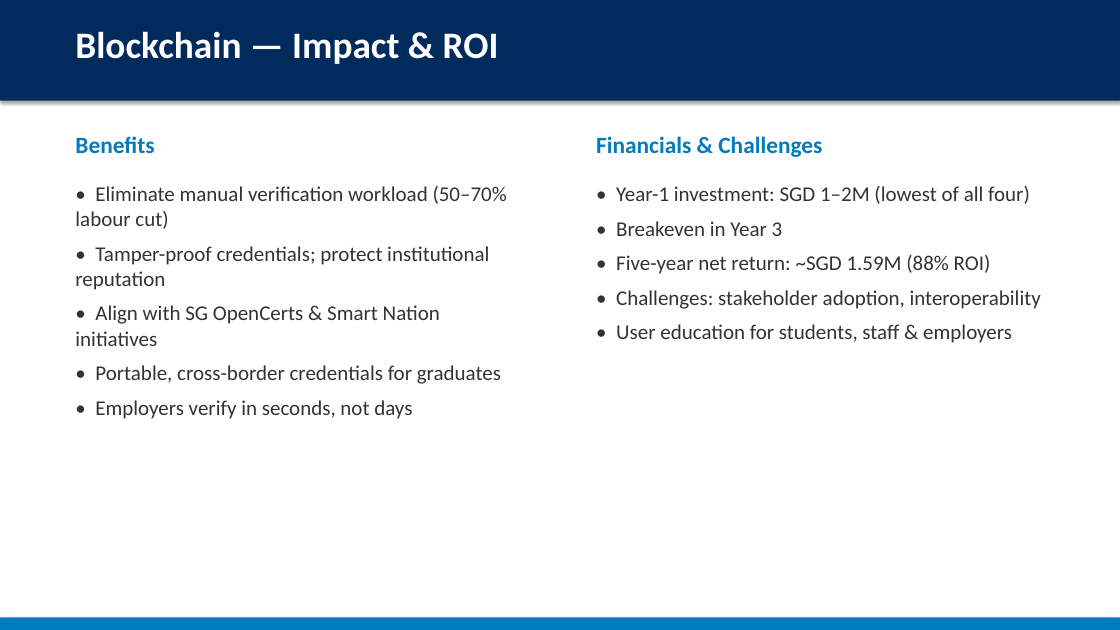
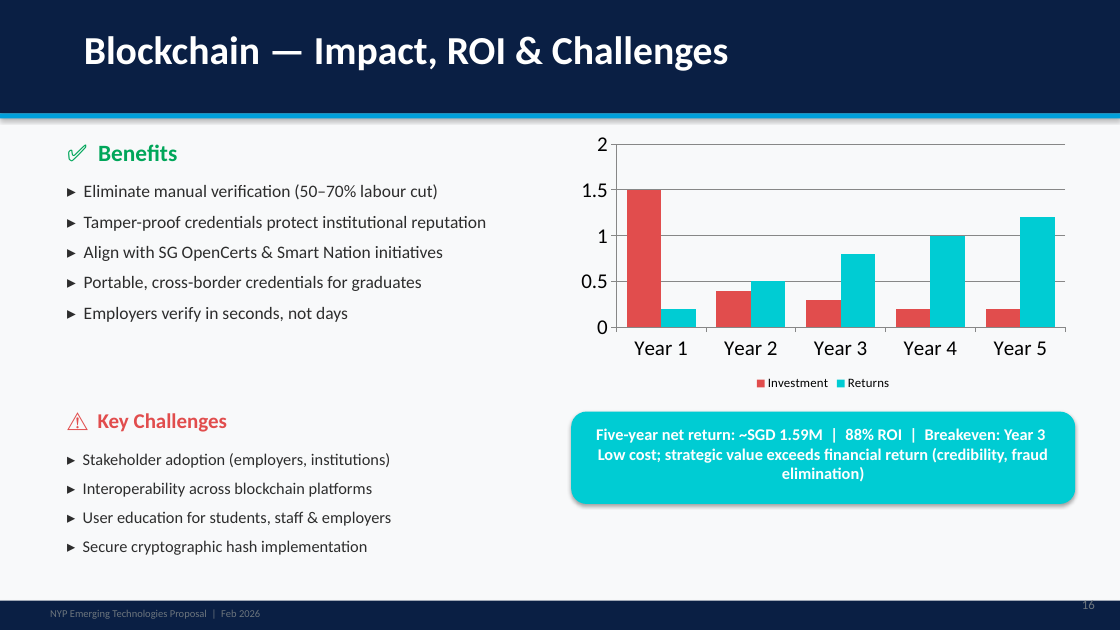
Before and after one commit to alanpaul1382-sketch/cc, a slide deck: slide 16 of presentation.pptx (slide 15 before the commit). Drawn at 1120x630 pixels with LibreOffice and Linux fonts; fonts in the diff are those of the drawing. Boxes give left, top, right and bottom in pixels: in the first picture for what was removed or moved away, otherwise in the second. Text is boxed around its words. In the diff, an @@ line names an element or a change of style, - is before the commit and + after.

```diff
--- a/presentation.pptx
+++ b/presentation.pptx
@@ background #FFFFFF to #F8F9FA @@
@@ rectangle: place and size @@
-rectangle at [0, 0, 1120, 101]
+rectangle at [0, 0, 1120, 113]
@@ rectangle at [0, 0, 1120, 113]: fill #002B5C to #0A1F44 @@
@@ text at [84, 36, 728, 71]: text changed; size 32 to 34 pt @@
-Blockchain — Impact & ROI
+Blockchain — Impact, ROI & Challenges
@@ rectangle added at [0, 113, 1120, 118], fill #009FDA @@
@@ text at [98, 144, 177, 161]: text changed; text colour #007BC0 to #00A65A @@
-Benefits
+✅ Benefits
@@ column chart added at [571, 126, 1075, 395] @@
+categories: Year 1, Year 2, Year 3, Year 4, Year 5
+Investment: 1.5, 0.4, 0.3, 0.2, 0.2
+Returns: 0.2, 0.5, 0.8, 1, 1.2
@@ text removed at [596, 136, 822, 157] @@
-Financials & Challenges
@@ text at [84, 184, 486, 322]: text changed; size 18 to 15 pt; text colour #333333 to #2D2D2D @@
-• Eliminate manual verification workload (50–70% labour cut)
-• Tamper-proof credentials; protect institutional reputation
-• Align with SG OpenCerts & Smart Nation initiatives
-• Portable, cross-border credentials for graduates
-• Employers verify in seconds, not days
+▸ Eliminate manual verification (50–70% labour cut)
+▸ Tamper-proof credentials protect institutional reputation
+▸ Align with SG OpenCerts & Smart Nation initiatives
+▸ Portable, cross-border credentials for graduates
+▸ Employers verify in seconds, not days
@@ text removed at [616, 186, 1041, 343] @@
-• Year-1 investment: SGD 1–2M (lowest of all four)
-• Breakeven in Year 3
-• Five-year net return: ~SGD 1.59M (88% ROI)
-• Challenges: stakeholder adoption, interoperability
-• User education for students, staff & employers
@@ text added at [98, 413, 227, 432], 18 pt, text #E14D4D, bold @@
+⚠️ Key Challenges
@@ rounded rectangle added at [571, 412, 1075, 504], fill #00CCD3 @@
@@ text added at [596, 428, 1048, 481], 14 pt, text #FFFFFF, bold @@
+Five-year net return: ~SGD 1.59M | 88% ROI | Breakeven: Year 3
+Low cost; strategic value exceeds financial return (credibility, fraud elimination)
@@ text added at [83, 453, 391, 555], 14 pt, text #2D2D2D @@
+▸ Stakeholder adoption (employers, institutions)
+▸ Interoperability across blockchain platforms
+▸ User education for students, staff & employers
+▸ Secure cryptographic hash implementation
@@ text added at [1082, 598, 1095, 609], 11 pt, text #6C757D @@
+16
@@ rectangle: place and size @@
-rectangle at [0, 618, 1120, 630]
+rectangle at [0, 601, 1120, 630]
@@ rectangle at [0, 601, 1120, 630]: fill #007BC0 to #0A1F44 @@
@@ text added at [50, 610, 260, 619], 9 pt, text #6C757D @@
+NYP Emerging Technologies Proposal | Feb 2026
```
Also in this commit, not shown: 15 other slides changed, 6 slides added, 4 slides removed.
